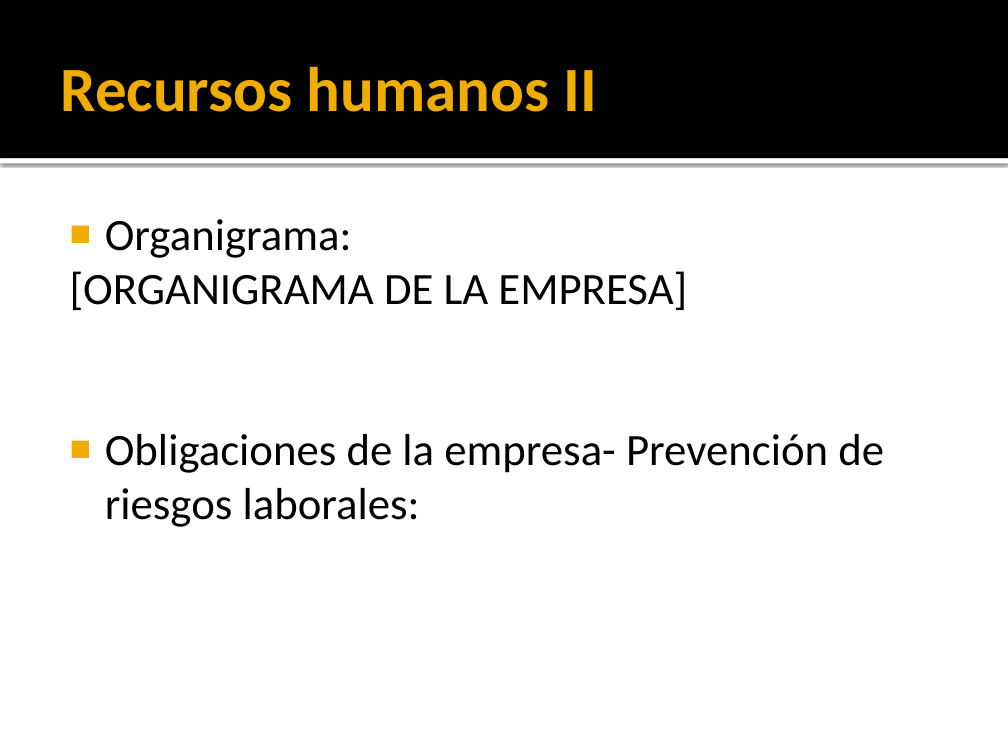
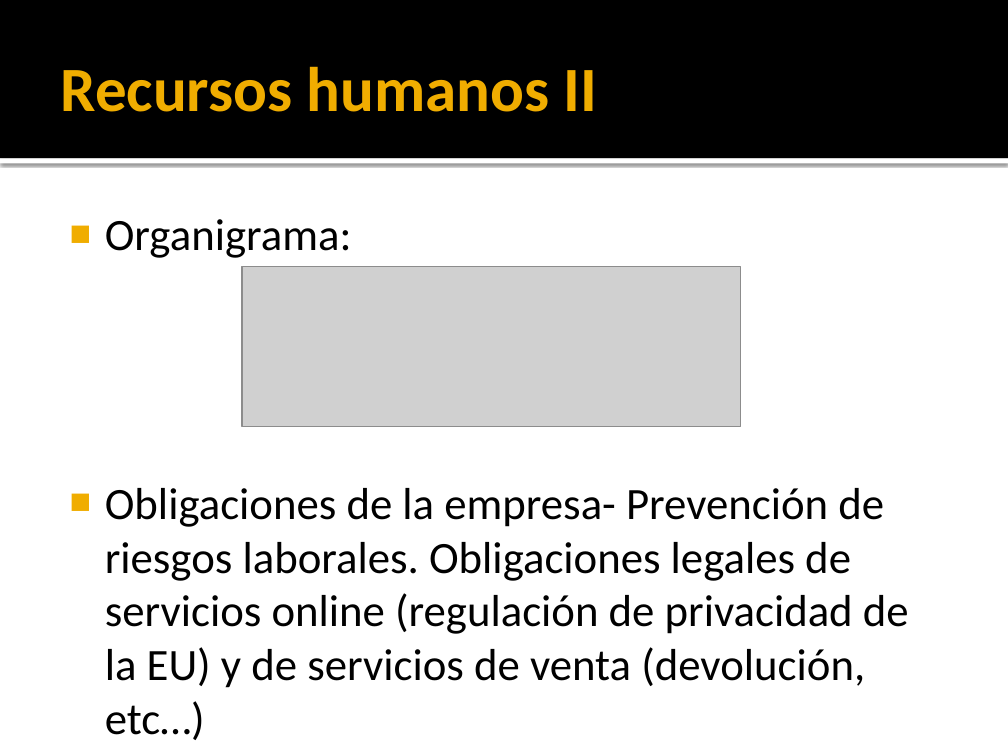
Before and after one commit to QuixoteCode/Experiencias_Ecohuerto, a slide deck: slide 7 of Presentacion_Empresa_6_3_2024.pptx. Drawn at 1008x756 pixels with LibreOffice and Linux fonts; fonts in the diff are those of the drawing; grey boxes stand for pictures. Boxes give left, top, right and bottom in pixels: in the first picture for what was removed or moved away, otherwise in the second. Text is boxed around its words. In the diff, an @@ line names an element or a change of style, - is before the commit and + after.

```diff
--- a/Presentacion_Empresa_6_3_2024.pptx
+++ b/Presentacion_Empresa_6_3_2024.pptx
@@ picture added at (242, 267, 741, 426) @@
@@ text at (105, 488, 909, 688): text changed @@
-[ORGANIGRAMA DE LA EMPRESA]
-■ Obligaciones de la empresa- Prevención de riesgos laborales:
+■ Obligaciones de la empresa- Prevención de riesgos laborales. Obligaciones legales de servicios online (regulación de privacidad de la EU) y de servicios de venta (devolución, etc…)
```
Also in this commit, not shown: 7 other slides changed, 4 slides added, 1 slide removed.
